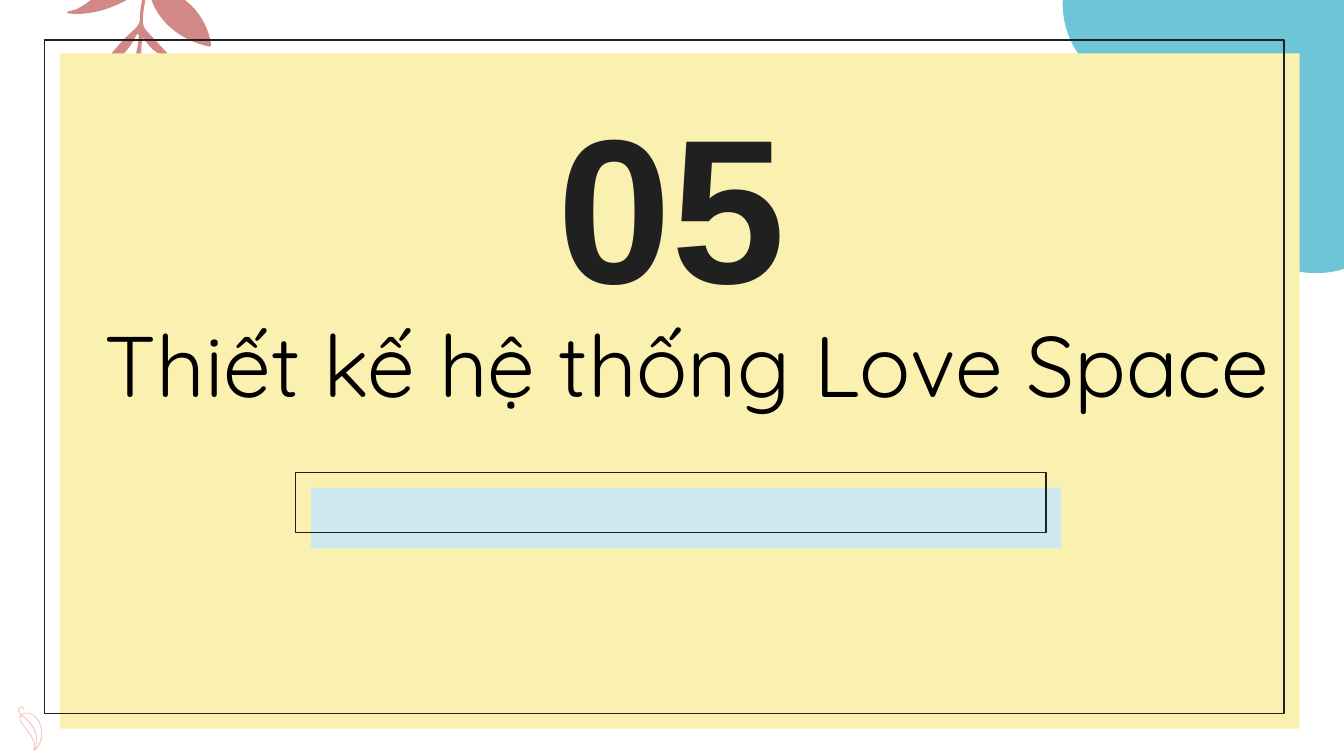
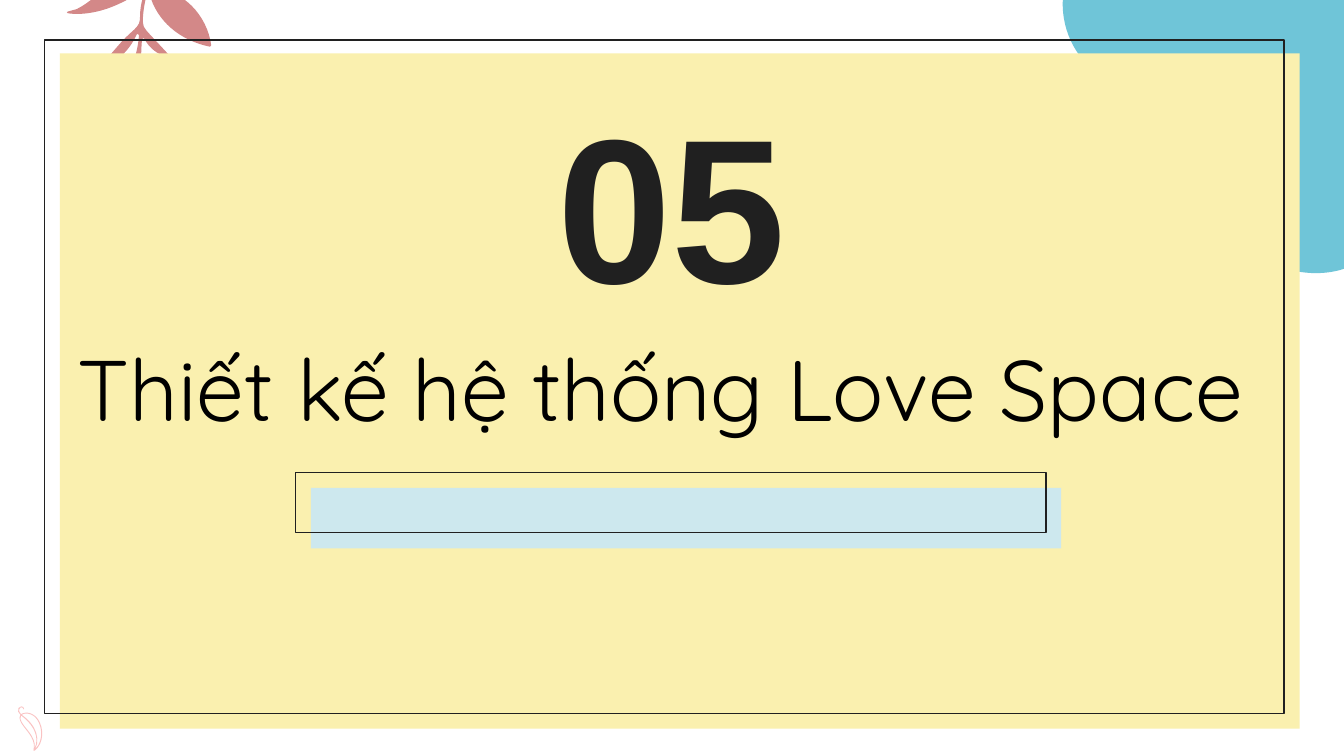
Before and after one commit to nhamct/ThucTapTN_2021_2022_2, a slide deck: slide 20 of 05. Phạm Thị Diệu Liên/PhamThiDieuLien_44K21.1.pptx. Drawn at 1344x756 pixels with LibreOffice and Linux fonts; fonts in the diff are those of the drawing. Boxes give left, top, right and bottom in pixels: in the first picture for what was removed or moved away, otherwise in the second. Text is boxed around its words. In the diff, an @@ line names an element or a change of style, - is before the commit and + after.

```diff
--- a/05. Phạm Thị Diệu Liên/PhamThiDieuLien_44K21.1.pptx
+++ b/05. Phạm Thị Diệu Liên/PhamThiDieuLien_44K21.1.pptx
@@ text "Thiết kế hệ thống Love ...": place and size @@
-text "Thiết kế hệ thống Love ..." at bbox=[105, 327, 1269, 414]
+text "Thiết kế hệ thống Love ..." at bbox=[78, 351, 1243, 438]
```
Also in this commit, not shown: 8 other slides changed, 2 slides added, 2 slides removed, 1 other file.
